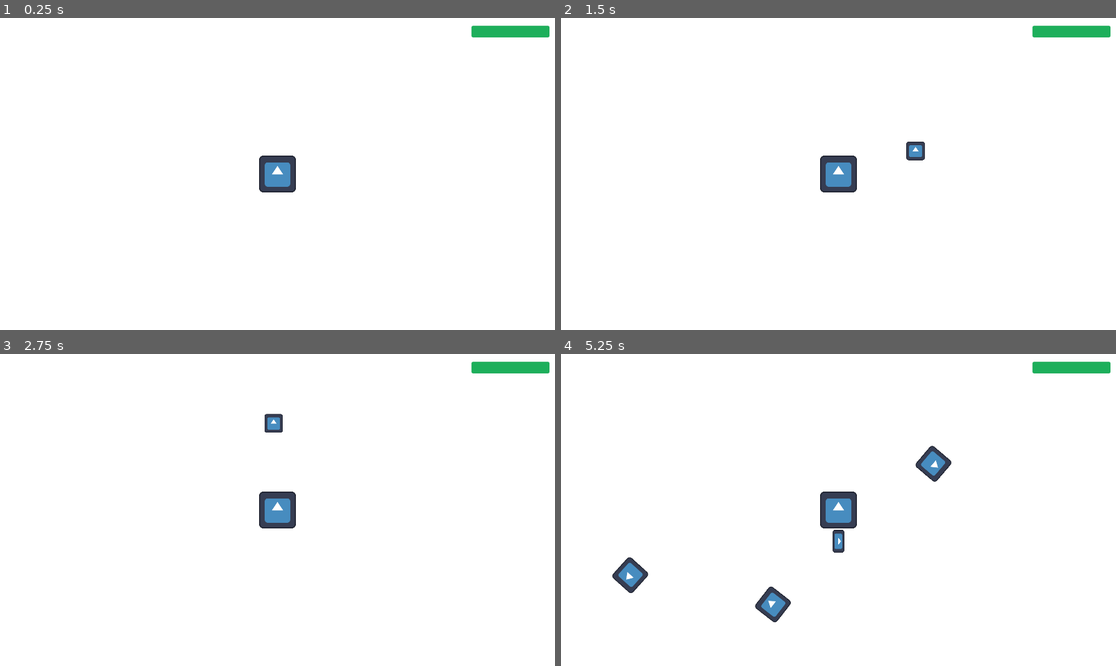
Above: before the commit, frames 1-4 (two rows, left to right).
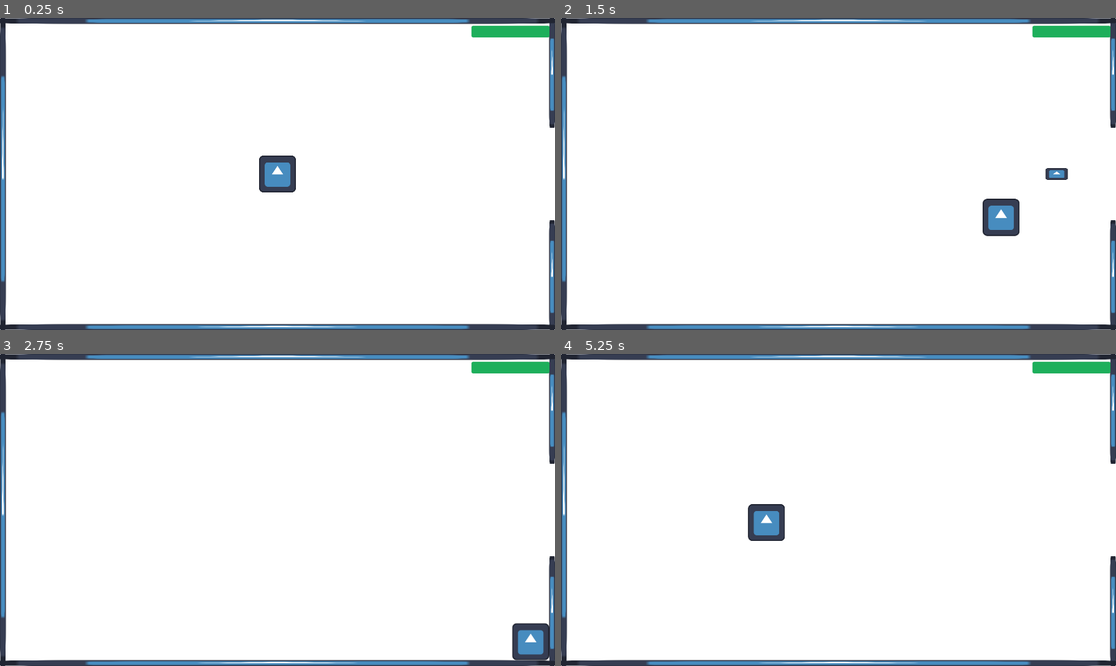
Above: after the commit, the same moments.

Repository: webermael/Informatikprojekt
Game: Godot game, scene res://Game.tscn
The game is run twice, just before and just after one commit, with the same random seed, the same clock (stepped at 60 frames per second) and the same inputs. The engine's default icon, where the game draws it, is replaced by a stand-in: a white triangle on a blue panel in a dark square.
Inputs:
- Up to frame 1 (0.25 s): no input
- Up to frame 2 (1.5 s): tap Enter at 0.5 s; hold Right (ui_right) 0.53-1.28 s; hold Z (ui_ranged_attack) 0.53-1.28 s; hold Down (ui_down) from 1.28 s (still down); tap Z (ui_ranged_attack) at 1.35 s
- Up to frame 3 (2.75 s): release Down (ui_down) at 2.03 s; hold Right (ui_right) from 2.03 s (still down); hold Z (ui_ranged_attack) from 2.03 s (still down)
- Up to frame 4 (5.25 s): release Right (ui_right) at 2.78 s; release Z (ui_ranged_attack) at 2.78 s; hold Up (ui_up) 2.78-3.53 s; tap Z (ui_ranged_attack) at 2.85, 4.35 s; hold Z (ui_ranged_attack) 3.53-4.28 s; hold Left (ui_left) 3.53-5.03 s; hold Down (ui_down) from 5.03 s (still down); hold Z (ui_ranged_attack) from 5.03 s (still down)

The runs differ from the first frame. In frame 1, 5.6% of the frame differs, in the area x 0-100%, y 0-100%; in frame 2, 7.5%; in frame 3, 7.3%; in frame 4, 8.6%.

Commit message:
Dungeon Generation :D

Diff:
--- /dev/null
+++ b/Environment/Doors/BottomDoor.tscn
@@ -0,0 +1,26 @@
+[gd_scene load_steps=3 format=3 uid="uid://cy1qd6j88acqv"]
+
+[ext_resource type="Texture2D" uid="uid://b6djpocinrc2f" path="res://icon.svg" id="1_mq6m2"]
+
+[sub_resource type="RectangleShape2D" id="RectangleShape2D_wpm3g"]
+size = Vector2(800, 20)
+
+[node name="BotttomWall" type="CharacterBody2D" groups=["Solid"]]
+
+[node name="BottomDoorSprite" type="Sprite2D" parent="."]
+position = Vector2(400, 1070)
+scale = Vector2(6.25001, 0.15625)
+texture = ExtResource("1_mq6m2")
+
+[node name="BottomDoorLeft" type="CollisionShape2D" parent="."]
+position = Vector2(400, 1070)
+shape = SubResource("RectangleShape2D_wpm3g")
+
+[node name="BottomDoorSprite2" type="Sprite2D" parent="."]
+position = Vector2(1520, 1070)
+scale = Vector2(6.25001, 0.15625)
+texture = ExtResource("1_mq6m2")
+
+[node name="BottomDoorRight" type="CollisionShape2D" parent="."]
+position = Vector2(1520, 1070)
+shape = SubResource("RectangleShape2D_wpm3g")
--- /dev/null
+++ b/Environment/Doors/LeftDoor.tscn
@@ -0,0 +1,26 @@
+[gd_scene load_steps=3 format=3 uid="uid://dbx1324d7a2tm"]
+
+[ext_resource type="Texture2D" uid="uid://b6djpocinrc2f" path="res://icon.svg" id="1_cc1rb"]
+
+[sub_resource type="RectangleShape2D" id="RectangleShape2D_kqn30"]
+size = Vector2(20, 380)
+
+[node name="LeftDoor" type="CharacterBody2D" groups=["Solid"]]
+
+[node name="LeftDoorSprite" type="Sprite2D" parent="."]
+position = Vector2(10, 190)
+scale = Vector2(0.15625, 2.96875)
+texture = ExtResource("1_cc1rb")
+
+[node name="LeftDoorTop" type="CollisionShape2D" parent="."]
+position = Vector2(10, 190)
+shape = SubResource("RectangleShape2D_kqn30")
+
+[node name="LeftDoorSprite2" type="Sprite2D" parent="."]
+position = Vector2(10, 890)
+scale = Vector2(0.15625, 2.96875)
+texture = ExtResource("1_cc1rb")
+
+[node name="LeftDoorBottom" type="CollisionShape2D" parent="."]
+position = Vector2(10, 890)
+shape = SubResource("RectangleShape2D_kqn30")
--- /dev/null
+++ b/Environment/Doors/RightDoor.tscn
@@ -0,0 +1,26 @@
+[gd_scene load_steps=3 format=3 uid="uid://bdcdyreo70ln1"]
+
+[ext_resource type="Texture2D" uid="uid://b6djpocinrc2f" path="res://icon.svg" id="1_u0j2t"]
+
+[sub_resource type="RectangleShape2D" id="RectangleShape2D_kqn30"]
+size = Vector2(20, 380)
+
+[node name="RightDoor" type="CharacterBody2D" groups=["Solid"]]
+
+[node name="RightDoorSprite" type="Sprite2D" parent="."]
+position = Vector2(1910, 190)
+scale = Vector2(0.15625, 2.96875)
+texture = ExtResource("1_u0j2t")
+
+[node name="RightDoorTop" type="CollisionShape2D" parent="."]
+position = Vector2(1910, 190)
+shape = SubResource("RectangleShape2D_kqn30")
+
+[node name="RightDoorSprite2" type="Sprite2D" parent="."]
+position = Vector2(1910, 890)
+scale = Vector2(0.15625, 2.96875)
+texture = ExtResource("1_u0j2t")
+
+[node name="RightDoorBottom" type="CollisionShape2D" parent="."]
+position = Vector2(1910, 890)
+shape = SubResource("RectangleShape2D_kqn30")
--- /dev/null
+++ b/Environment/Doors/TopDoor.tscn
@@ -0,0 +1,26 @@
+[gd_scene load_steps=3 format=3 uid="uid://cc7ctstdpb4ru"]
+
+[ext_resource type="Texture2D" uid="uid://b6djpocinrc2f" path="res://icon.svg" id="1_vcxy5"]
+
+[sub_resource type="RectangleShape2D" id="RectangleShape2D_wpm3g"]
+size = Vector2(800, 20)
+
+[node name="TopDoor" type="CharacterBody2D" groups=["Solid"]]
+
+[node name="TopDoorSprite" type="Sprite2D" parent="."]
+position = Vector2(400, 10)
+scale = Vector2(6.25001, 0.15625)
+texture = ExtResource("1_vcxy5")
+
+[node name="TopDoorLeft" type="CollisionShape2D" parent="."]
+position = Vector2(400, 10)
+shape = SubResource("RectangleShape2D_wpm3g")
+
+[node name="TopDoorSprite2" type="Sprite2D" parent="."]
+position = Vector2(1520, 10)
+scale = Vector2(6.25001, 0.15625)
+texture = ExtResource("1_vcxy5")
+
+[node name="TopDoorRight" type="CollisionShape2D" parent="."]
+position = Vector2(1520, 10)
+shape = SubResource("RectangleShape2D_wpm3g")
--- /dev/null
+++ b/Environment/Room/Room.gd
@@ -0,0 +1,54 @@
+extends Node2D
+
+const NUMBER_DIRECTION = {0 : "up", 1 : "right", 2 : "down", 3 : "left"}
+var walls_placed = {0 : false, 1 : false, 2 : false, 3 : false}
+
+
+func place_door(direction):
+	direction = direction % 4
+	var new_door = false
+	if NUMBER_DIRECTION[direction] == "up" and not walls_placed[direction]:
+		new_door = preload("res://Environment/Doors/TopDoor.tscn").instantiate()
+	elif NUMBER_DIRECTION[direction] == "right" and not walls_placed[direction]:
+		new_door = preload("res://Environment/Doors/RightDoor.tscn").instantiate()
+	elif NUMBER_DIRECTION[direction] == "down" and not walls_placed[direction]:
+		new_door = preload("res://Environment/Doors/BottomDoor.tscn").instantiate()
+	elif NUMBER_DIRECTION[direction] == "left" and not walls_placed[direction]:
+		new_door = preload("res://Environment/Doors/LeftDoor.tscn").instantiate()
+	if new_door:
+		add_child(new_door)
+		walls_placed[direction] = true
+
+
+func place_wall(direction):
+	direction = direction % 4
+	var new_wall = false
+	if NUMBER_DIRECTION[direction] == "up" and not walls_placed[direction]:
+		new_wall = preload("res://Environment/Walls/TopWall.tscn").instantiate()
+	elif NUMBER_DIRECTION[direction] == "right" and not walls_placed[direction]:
+		new_wall = preload("res://Environment/Walls/RightWall.tscn").instantiate()
+	elif NUMBER_DIRECTION[direction] == "down" and not walls_placed[direction]:
+		new_wall = preload("res://Environment/Walls/BottomWall.tscn").instantiate()
+	elif NUMBER_DIRECTION[direction] == "left" and not walls_placed[direction]:
+		new_wall = preload("res://Environment/Walls/LeftWall.tscn").instantiate()
+	if new_wall:
+		add_child(new_wall)
+		walls_placed[direction] = true
+
+
+# Called when the node enters the scene tree for the first time.
+func _ready():
+	pass # Replace with function body.
+
+
+# Called every frame. 'delta' is the elapsed time since the previous frame.
+func _process(delta):
+	pass
+
+
+
+
+
+func _on_room_inside_body_entered(body):
+	if body.is_in_group("Player"):
+		$/root/Game/RoomCamera.global_position = $CameraCenter.global_position
--- /dev/null
+++ b/Environment/Room/Room.tscn
@@ -0,0 +1,20 @@
+[gd_scene load_steps=3 format=3 uid="uid://bk8kv62gfy171"]
+
+[ext_resource type="Script" path="res://Environment/Room/Room.gd" id="1_slsk6"]
+
+[sub_resource type="RectangleShape2D" id="RectangleShape2D_60xs4"]
+size = Vector2(1880, 1040)
+
+[node name="Room" type="Node2D"]
+script = ExtResource("1_slsk6")
+
+[node name="CameraCenter" type="Marker2D" parent="."]
+position = Vector2(960, 540)
+
+[node name="RoomInside" type="Area2D" parent="."]
+
+[node name="CollisionShape2D" type="CollisionShape2D" parent="RoomInside"]
+position = Vector2(960, 540)
+shape = SubResource("RectangleShape2D_60xs4")
+
+[connection signal="body_entered" from="RoomInside" to="." method="_on_room_inside_body_entered"]
--- /dev/null
+++ b/Environment/Walls/BottomWall.tscn
@@ -0,0 +1,17 @@
+[gd_scene load_steps=3 format=3 uid="uid://d2ddjmptfdlbu"]
+
+[ext_resource type="Texture2D" uid="uid://b6djpocinrc2f" path="res://icon.svg" id="1_e5mwl"]
+
+[sub_resource type="RectangleShape2D" id="RectangleShape2D_wpm3g"]
+size = Vector2(1920, 20)
+
+[node name="BotttomWall" type="CharacterBody2D" groups=["Solid"]]
+
+[node name="Sprite2D" type="Sprite2D" parent="."]
+position = Vector2(959.999, 1070)
+scale = Vector2(15, 0.15625)
+texture = ExtResource("1_e5mwl")
+
+[node name="BottomWallCollision" type="CollisionShape2D" parent="."]
+position = Vector2(960, 1070)
+shape = SubResource("RectangleShape2D_wpm3g")
--- /dev/null
+++ b/Environment/Walls/LeftWall.tscn
@@ -0,0 +1,17 @@
+[gd_scene load_steps=3 format=3 uid="uid://dwqt6xp7fjrky"]
+
+[ext_resource type="Texture2D" uid="uid://b6djpocinrc2f" path="res://icon.svg" id="1_o0wpo"]
+
+[sub_resource type="RectangleShape2D" id="RectangleShape2D_7nwtp"]
+size = Vector2(20, 1080)
+
+[node name="LeftWall" type="CharacterBody2D" groups=["Solid"]]
+
+[node name="Sprite2D" type="Sprite2D" parent="."]
+position = Vector2(10, 540)
+scale = Vector2(0.15625, 8.4375)
+texture = ExtResource("1_o0wpo")
+
+[node name="LeftWallCollision" type="CollisionShape2D" parent="."]
+position = Vector2(10, 540)
+shape = SubResource("RectangleShape2D_7nwtp")
--- /dev/null
+++ b/Environment/Walls/RightWall.tscn
@@ -0,0 +1,17 @@
+[gd_scene load_steps=3 format=3 uid="uid://basmlqct8tg4r"]
+
+[ext_resource type="Texture2D" uid="uid://b6djpocinrc2f" path="res://icon.svg" id="1_bghhp"]
+
+[sub_resource type="RectangleShape2D" id="RectangleShape2D_7nwtp"]
+size = Vector2(20, 1080)
+
+[node name="RightWall" type="CharacterBody2D" groups=["Solid"]]
+
+[node name="Sprite2D" type="Sprite2D" parent="."]
+position = Vector2(1910, 540)
+scale = Vector2(0.15625, 8.4375)
+texture = ExtResource("1_bghhp")
+
+[node name="RightWallCollision" type="CollisionShape2D" parent="."]
+position = Vector2(1910, 540)
+shape = SubResource("RectangleShape2D_7nwtp")
--- /dev/null
+++ b/Environment/Walls/TopWall.tscn
@@ -0,0 +1,17 @@
+[gd_scene load_steps=3 format=3 uid="uid://b5i3v5n1en5pl"]
+
+[ext_resource type="Texture2D" uid="uid://b6djpocinrc2f" path="res://icon.svg" id="1_0kjp0"]
+
+[sub_resource type="RectangleShape2D" id="RectangleShape2D_wpm3g"]
+size = Vector2(1920, 20)
+
+[node name="TopWall" type="CharacterBody2D" groups=["Solid"]]
+
+[node name="Sprite2D" type="Sprite2D" parent="."]
+position = Vector2(960.001, 10)
+scale = Vector2(15, 0.15625)
+texture = ExtResource("1_0kjp0")
+
+[node name="TopWallCollision" type="CollisionShape2D" parent="."]
+position = Vector2(960, 10)
+shape = SubResource("RectangleShape2D_wpm3g")
--- a/Game.tscn
+++ b/Game.tscn
@@ -1,8 +1,9 @@
-[gd_scene load_steps=6 format=3 uid="uid://filrvjjqg6ij"]
+[gd_scene load_steps=7 format=3 uid="uid://filrvjjqg6ij"]
 
 [ext_resource type="Script" path="res://Game.gd" id="1_0qqco"]
 [ext_resource type="PackedScene" uid="uid://yja5fgu07w0" path="res://Player/Player.tscn" id="2_1h8cj"]
 [ext_resource type="AudioStream" uid="uid://b27y1kso8wsfm" path="res://Music/Main_Loop.wav" id="3_3tn5c"]
+[ext_resource type="PackedScene" uid="uid://dt0lo02v02do3" path="res://dungeon.tscn" id="4_7xdti"]
 
 [sub_resource type="StyleBoxFlat" id="StyleBoxFlat_x4d02"]
 bg_color = Color(0.113725, 0.686275, 0.356863, 1)
@@ -20,8 +21,38 @@
 [node name="Game" type="Node2D"]
 script = ExtResource("1_0qqco")
 
+[node name="Dungeon" parent="." instance=ExtResource("4_7xdti")]
+
+[node name="SpawnTimer" type="Timer" parent="."]
+wait_time = 1.5
+
+[node name="AudioStreamPlayer" type="AudioStreamPlayer" parent="."]
+stream = ExtResource("3_3tn5c")
+autoplay = true
+
 [node name="Player" parent="." instance=ExtResource("2_1h8cj")]
 position = Vector2(960, 540)
+
+[node name="UI_Layer" type="CanvasLayer" parent="Player"]
+layer = 10
+
+[node name="Healthbar" type="ProgressBar" parent="Player/UI_Layer"]
+offset_left = 1631.0
+offset_top = 27.0
+offset_right = 1901.0
+offset_bottom = 67.0
+theme_override_styles/fill = SubResource("StyleBoxFlat_x4d02")
+max_value = 5.0
+value = 5.0
+show_percentage = false
+
+[node name="Spawnpath" type="Path2D" parent="Player"]
+position = Vector2(-960, -540)
+curve = SubResource("Curve2D_umr6q")
+
+[node name="Spawnpoint" type="PathFollow2D" parent="Player/Spawnpath"]
+position = Vector2(-80, -80)
+rotation = 1.5708
 
 [node name="CanvasLayer" type="CanvasLayer" parent="Player"]
 layer = -10
@@ -39,35 +70,7 @@
 grow_horizontal = 2
 grow_vertical = 2
 
-[node name="UI_Layer" type="CanvasLayer" parent="Player"]
-layer = 10
-
-[node name="Healthbar" type="ProgressBar" parent="Player/UI_Layer"]
-offset_left = 1631.0
-offset_top = 27.0
-offset_right = 1901.0
-offset_bottom = 67.0
-theme_override_styles/fill = SubResource("StyleBoxFlat_x4d02")
-max_value = 5.0
-value = 5.0
-show_percentage = false
-
-[node name="Camera2D" type="Camera2D" parent="Player"]
-
-[node name="Spawnpath" type="Path2D" parent="Player"]
-position = Vector2(-960, -540)
-curve = SubResource("Curve2D_umr6q")
-
-[node name="Spawnpoint" type="PathFollow2D" parent="Player/Spawnpath"]
-position = Vector2(-80, -80)
-rotation = 1.5708
-
-[node name="SpawnTimer" type="Timer" parent="."]
-wait_time = 1.5
-autostart = true
-
-[node name="AudioStreamPlayer" type="AudioStreamPlayer" parent="."]
-stream = ExtResource("3_3tn5c")
-autoplay = true
+[node name="RoomCamera" type="Camera2D" parent="."]
+position = Vector2(960, 539)
 
 [connection signal="timeout" from="SpawnTimer" to="." method="_on_spawn_timer_timeout"]
--- a/Player/Player.gd
+++ b/Player/Player.gd
@@ -1,6 +1,6 @@
 extends CharacterBody2D
 
-const SPEED = 400.0
+const SPEED = 750.0
 var input_direction = Input.get_vector("ui_left", "ui_right", "ui_up", "ui_down")
 var last_movement = input_direction.angle()
 var stab_ready = true
@@ -35,7 +35,7 @@
 
 
 func _on_immunity_frames_timeout():
-		$Hitbox/HitboxCollision.scale.x = 1
+	$Hitbox/HitboxCollision.scale.x = 1
 
 
 func move():
--- a/Player/weapons/Bullet/Bullet.gd
+++ b/Player/weapons/Bullet/Bullet.gd
@@ -5,16 +5,18 @@
 var damage = 2
 var distance_traveled = 0
 
+func land():
+		var landed_bullet = preload("res://Player/weapons/Bullet/landed_bullet.tscn").instantiate()
+		landed_bullet.global_position = global_position
+		$/root/Game.add_child(landed_bullet)
+		queue_free()
 
 func _process(delta):
 	var direction = Vector2.RIGHT.rotated(rotation)
 	position += direction * SPEED * delta
 	distance_traveled += direction.length() * SPEED * delta
 	if distance_traveled >= MAX_DISTANCE:
-		var landed_bullet = preload("res://Player/weapons/Bullet/landed_bullet.tscn").instantiate()
-		landed_bullet.global_position = global_position
-		$/root/Game.add_child(landed_bullet)
-		queue_free()
+		land()
 
 
 func _on_body_entered(body):
@@ -24,3 +26,5 @@
 		if body.health <= 0:
 			body.queue_free()
 		queue_free()
+	if body.is_in_group("Solid"):
+		land()
--- /dev/null
+++ b/dungeon.gd
@@ -0,0 +1,70 @@
+extends Node2D
+
+var rooms = Array ()
+var room_coordinates = Array ()
+var place = Vector2.ZERO
+var rooms_placed = 0
+const NUMBER_DIRECTION = {0 : "up", 1 : "right", 2 : "down", 3 : "left"}
+const HEIGHT = 1080
+const WIDTH = 1920
+const ROOMS = 8
+const ROOMS_TO_FINISH = 4
+
+
+func new_place(direction, new_place):
+	if direction == 0:
+		new_place[1] -= HEIGHT
+	elif direction == 1:
+		new_place[0] += WIDTH
+	elif direction == 2:
+		new_place[1] += HEIGHT
+	elif direction == 3:
+		new_place[0] -= WIDTH
+	return new_place
+
+func place_room(place, direction, parent_room):
+	var new_room = preload("res://Environment/Room/Room.tscn").instantiate()
+	new_room.global_position = place
+	room_coordinates.append(place)
+	add_child(new_room)
+	parent_room.place_door(direction)
+	rooms.append(new_room)
+	print(room_coordinates)
+	new_room.place_door(direction + 2)
+	rooms_placed += 1
+
+
+func generate():
+	var first_room = preload("res://Environment/Room/Room.tscn").instantiate()
+	first_room.global_position = Vector2 (0, 0)
+	add_child(first_room)
+	rooms.append(first_room)
+	room_coordinates.append(first_room.global_position)
+
+	while rooms_placed < ROOMS_TO_FINISH:
+		var direction = randi() % 4
+		if new_place(direction, place) not in room_coordinates:
+			place_room(new_place(direction, place), direction, rooms[-1])
+			place = new_place(direction, place)
+
+	var end_room = rooms[-1]
+	while rooms_placed < ROOMS:
+		var parent_room = rooms[randi() % (rooms.size() - 1) + 1]
+		place = parent_room.global_position
+		var direction = randi() % 4
+		if new_place(direction, place) not in room_coordinates and parent_room != end_room:
+			place_room(new_place(direction, place), direction, parent_room)
+			place = new_place(direction, place)
+
+	for room in rooms:
+		for wall in range(4):
+			if not room.walls_placed[wall]:
+				room.place_wall(wall)
+
+func _ready():
+	generate()
+
+
+# Called every frame. 'delta' is the elapsed time since the previous frame.
+func _process(delta):
+	pass
--- /dev/null
+++ b/dungeon.tscn
@@ -0,0 +1,6 @@
+[gd_scene load_steps=2 format=3 uid="uid://dt0lo02v02do3"]
+
+[ext_resource type="Script" path="res://dungeon.gd" id="1_5d08w"]
+
+[node name="Dungeon" type="Node2D"]
+script = ExtResource("1_5d08w")
